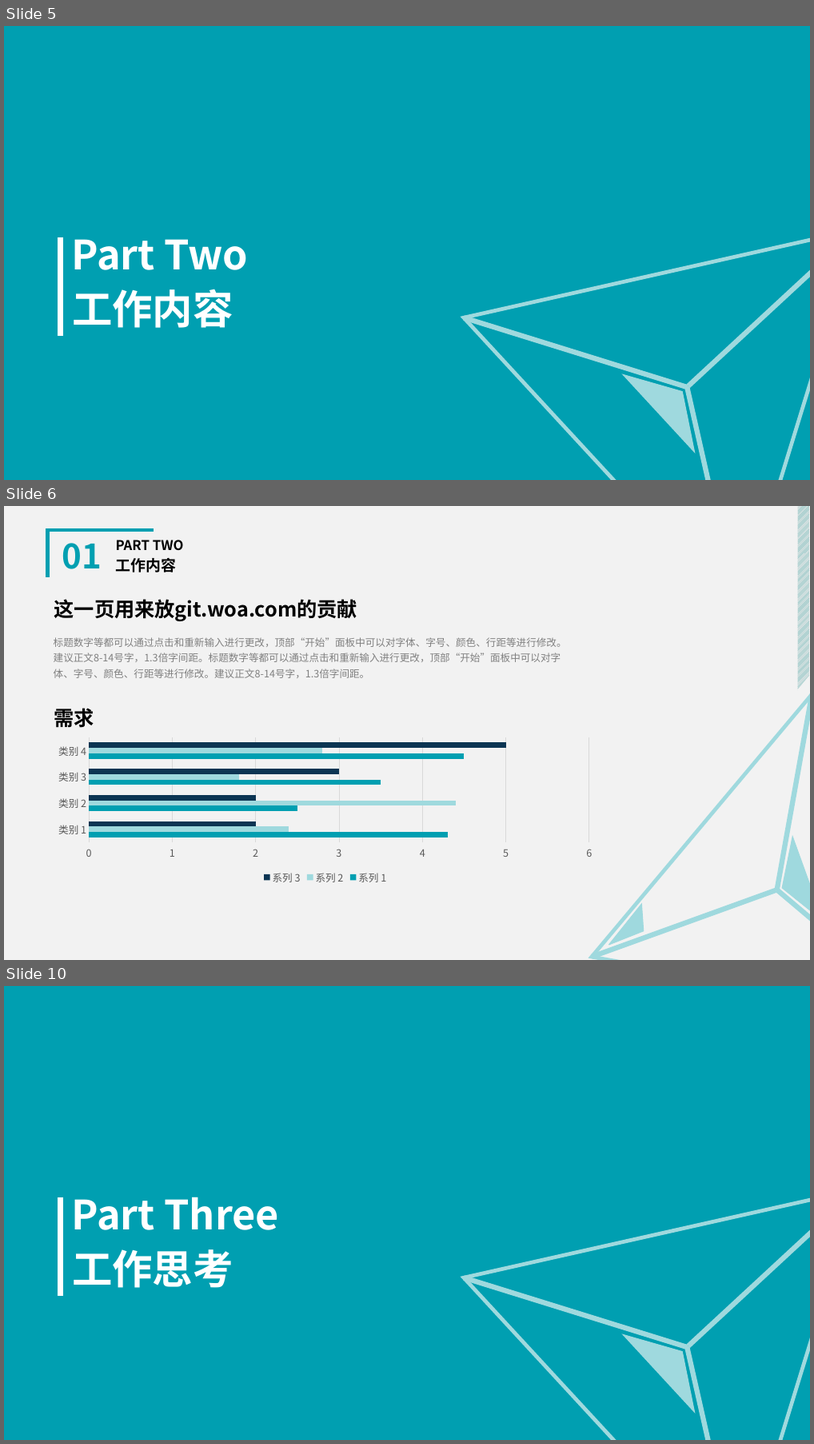
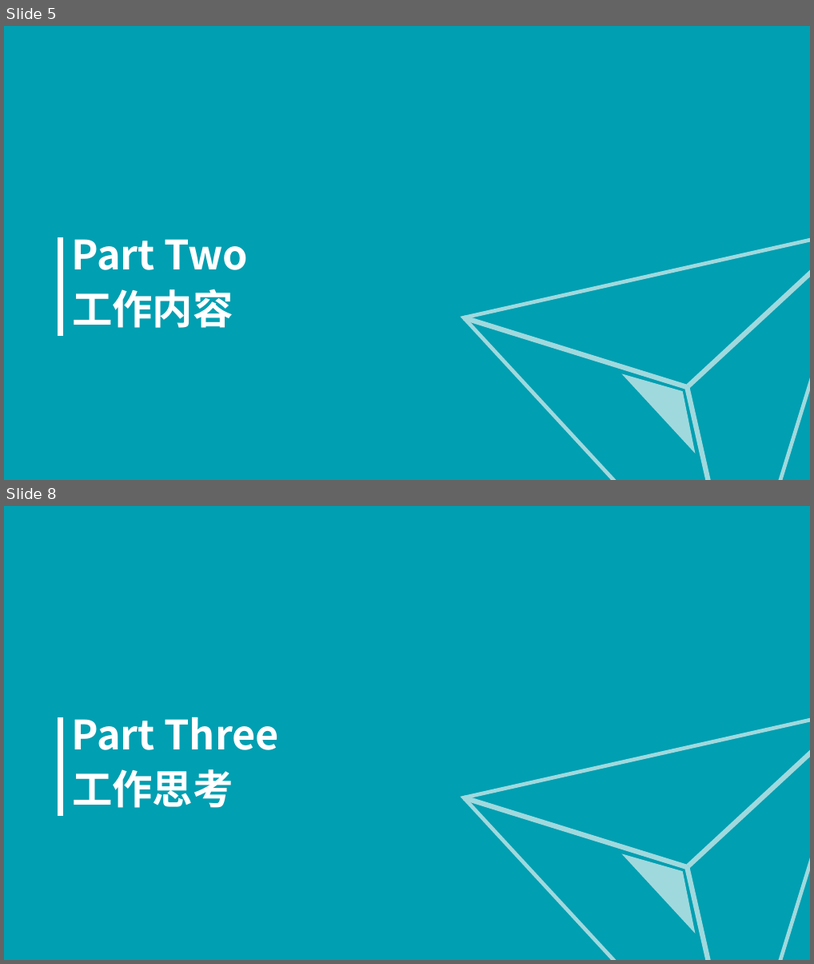
Before and after one commit to Siyuexi/InternNote, a slide deck: Tencent/Gestaltxu实习生答辩.pptx. Shown one above the other, each under a label of ours: slides 5, 6 and 10 before the commit, slides 5 and 8 after it; the slides between them are not shown. The pictures are 814x1444 and 814x964 pixels, drawn with LibreOffice and Linux fonts; fonts in the diff are those of the drawing. Boxes give left, top, right and bottom in pixels: in the first picture for what was removed or moved away, otherwise in the second. Text is boxed around its words. In the diff, an @@ line names an element or a change of style, - is before the commit and + after.

```diff
--- a/Tencent/Gestaltxu实习生答辩.pptx
+++ b/Tencent/Gestaltxu实习生答辩.pptx
@@ slide 6 removed at box(4, 506, 810, 960), background #F2F2F2 @@
@@ rectangle removed at box(798, 506, 810, 960) @@
@@ freeform shape removed at box(47, 530, 154, 576) @@
@@ text removed at box(62, 543, 102, 569) @@
-01
@@ text removed at box(116, 540, 184, 550) @@
-PART TWO
@@ text removed at box(116, 558, 177, 572) @@
-工作内容
@@ text removed at box(54, 599, 358, 621) @@
-这一页用来放git.woa.com的贡献
@@ text removed at box(54, 637, 567, 678) @@
-标题数字等都可以通过点击和重新输入进行更改，顶部“开始”面板中可以对字体、字号、颜色、行距等进行修改。建议正文8-14号字，1.3倍字间距。标题数字等都可以通过点击和重新输入进行更改，顶部“开始”面板中可以对字体、字号、颜色、行距等进行修改。建议正文8-14号字，1.3倍字间距。
@@ triangle removed at box(498, 666, 810, 960) @@
@@ text removed at box(54, 708, 94, 728) @@
-需求
@@ bar chart removed at box(47, 735, 603, 887) @@
-categories: 类别 1, 类别 2, 类别 3, 类别 4
-系列 1: 4.3, 2.5, 3.5, 4.5
-系列 2: 2.4, 4.4, 1.8, 2.8
-系列 3: 2, 2, 3, 5
@@ triangle removed at box(766, 830, 810, 937) @@
@@ freeform shape removed at box(574, 907, 633, 953) @@
@@ group removed at box(534, 694, 810, 960): 3 lines, 2 triangles, 1 freeform shape @@
@@ what was slide 10 is now slide 8 @@
```
Also in this commit, not shown: 7 slides changed, 6 slides added, 11 other slides removed, 1 other file.
